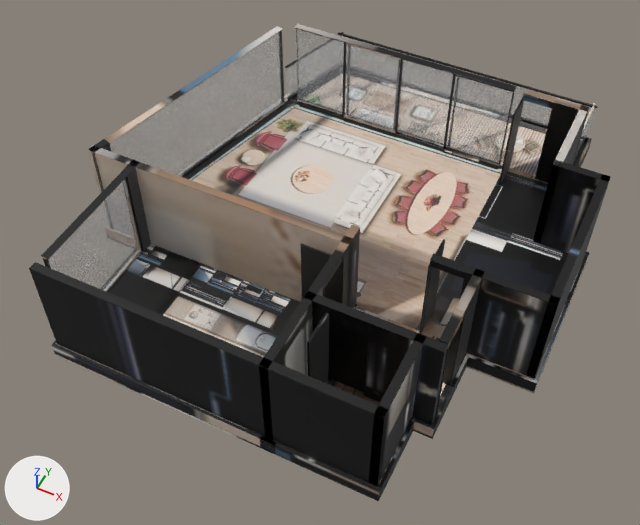
One commit to the glTF model akasya-3d/koru-1/model.glb: the scene before it, then after it.
Camera for both pictures: a camera (50 mm lens) standing at (5.58, -12.66, 14.34) and looking at (-0.15, -1.21, 0.03). Arrows for +X, +Y and +Z are at lower left; the lights stay in place. The first picture is the older version. Where no turn or scale is listed for an object, it has been applied to the vertices. Vertices at exactly the same position are counted once.
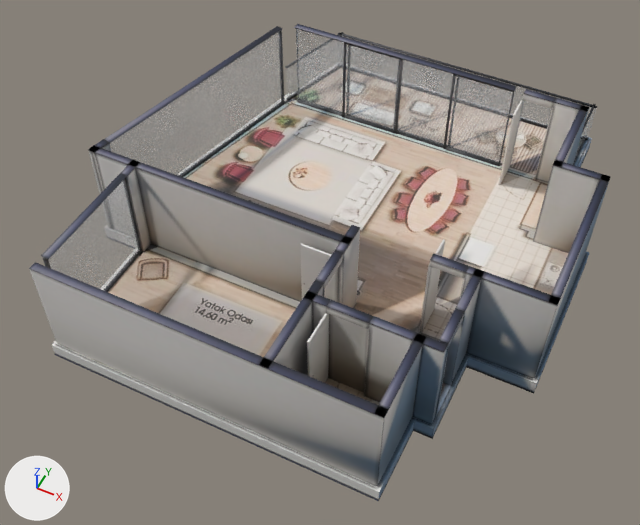
Changed parts and their boxes [x1, y1, x2, y2] in the pictures (640 x 525 px):
'Mesh_0', surface changed, reshaped (black to grey)
    both: [29, 24, 611, 501]
part 1 of me_mesh_0, added
    after: [536, 109, 589, 228]
part 2 of me_mesh_0, added
    after: [554, 107, 588, 167]
part 3 of me_mesh_0, deleted
    before: [553, 106, 589, 166]
part 4 of me_mesh_0, reshaped
    before: [378, 109, 609, 482]
    after: [30, 95, 600, 500]
part 5 of me_mesh_0, surface changed (black to grey)
    both: [29, 24, 609, 486]

What changed in the scene script:
```text
Change mat_baked:
    where n3 = _N.new('ShaderNodeMapping'); n3.name = 'Mapping'
    n3.inputs[1].default_value: (0.00104, -14.97, 0.0) -> (0.000824, -14.98, 0.0)  # 'Location'
    n3.inputs[3].default_value: (15.94, 15.97, 1.0) -> (15.45, 15.98, 1.0)  # 'Scale'
Change me_mesh_0:
    used by ob_mesh_0; location = (-4.98, 5.61, -0.36)
    remove me_mesh_0.from_pydata(...)  # 1456 vertices, 2560 faces; spans x 0.0..9.97, y -11.16..0.0, z 0.0..2.62
    add me_mesh_0.from_pydata(...)  # 1621 vertices, 2930 faces; spans x 0.0..9.97, y -11.16..0.0, z 0.0..2.62
    me_mesh_0 part 1: a new loose piece, a box spanning x 8.75..8.92, y -4.11..-1.97, z 0.36..2.61, in mat_baked
    me_mesh_0 part 2: a new loose piece, a box spanning x 8.744..8.918, y -4.113..-1.966, z 2.61..2.622, in mat_baked
    me_mesh_0 part 3: the loose piece of 8 vertices spanning x 8.74..8.92, y -4.12..-1.96, z 2.61..2.62 is deleted
    me_mesh_0 part 4: 12 vertices removed from x 8.1..9.89, y -10.91..-1.96, z 0.36..2.61; 169 vertices added at x 0.99..9.88, y -11.08..-1.85, z 0.0..2.61
    me_mesh_0 part 5: 2049 kept faces spanning x 0.0..9.97, y -11.09..0.0, z 0.0..2.62 get new texture (UV) coordinates
```
